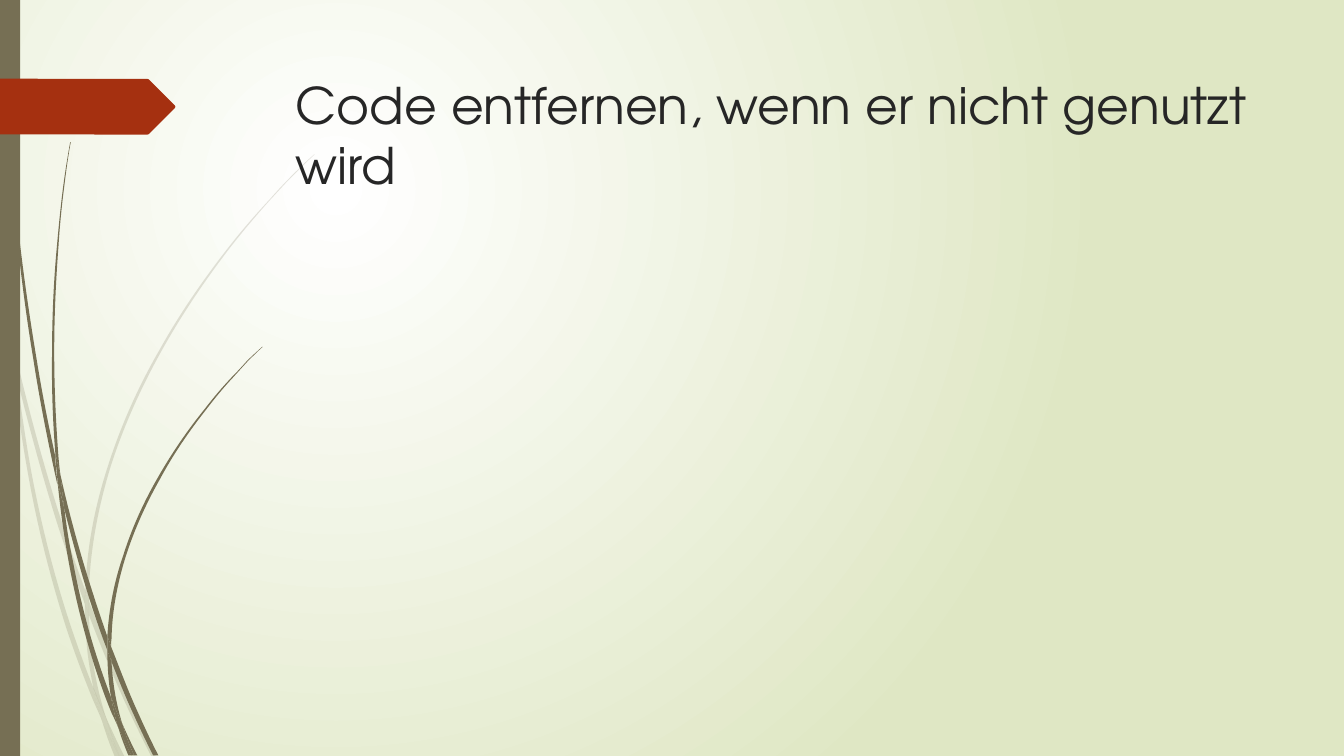
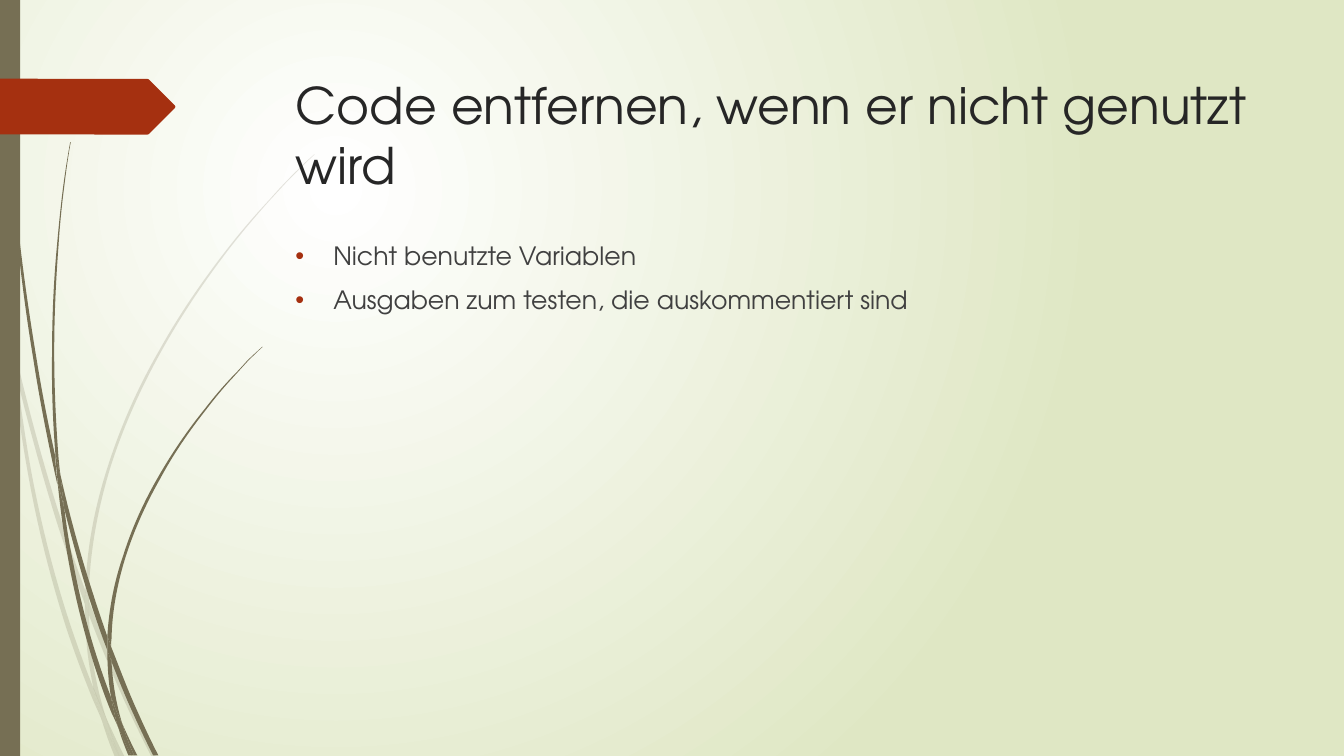
Before and after one commit to sarahkekslein/tictactoe, a slide deck: slide 8 of Präsentation/Code Conventions.pptx (slide 9 before the commit). Drawn at 1344x756 pixels with LibreOffice and Linux fonts; fonts in the diff are those of the drawing. Boxes give left, top, right and bottom in pixels: in the first picture for what was removed or moved away, otherwise in the second. Text is boxed around its words. In the diff, an @@ line names an element or a change of style, - is before the commit and + after.

```diff
--- a/Präsentation/Code Conventions.pptx
+++ b/Präsentation/Code Conventions.pptx
@@ text added at (333, 246, 907, 315), 18 pt, text #404040 @@
+• Nicht benutzte Variablen
+• Ausgaben zum testen, die auskommentiert sind
```
Also in this commit, not shown: 7 other slides changed, 1 slide added, 1 slide removed.
